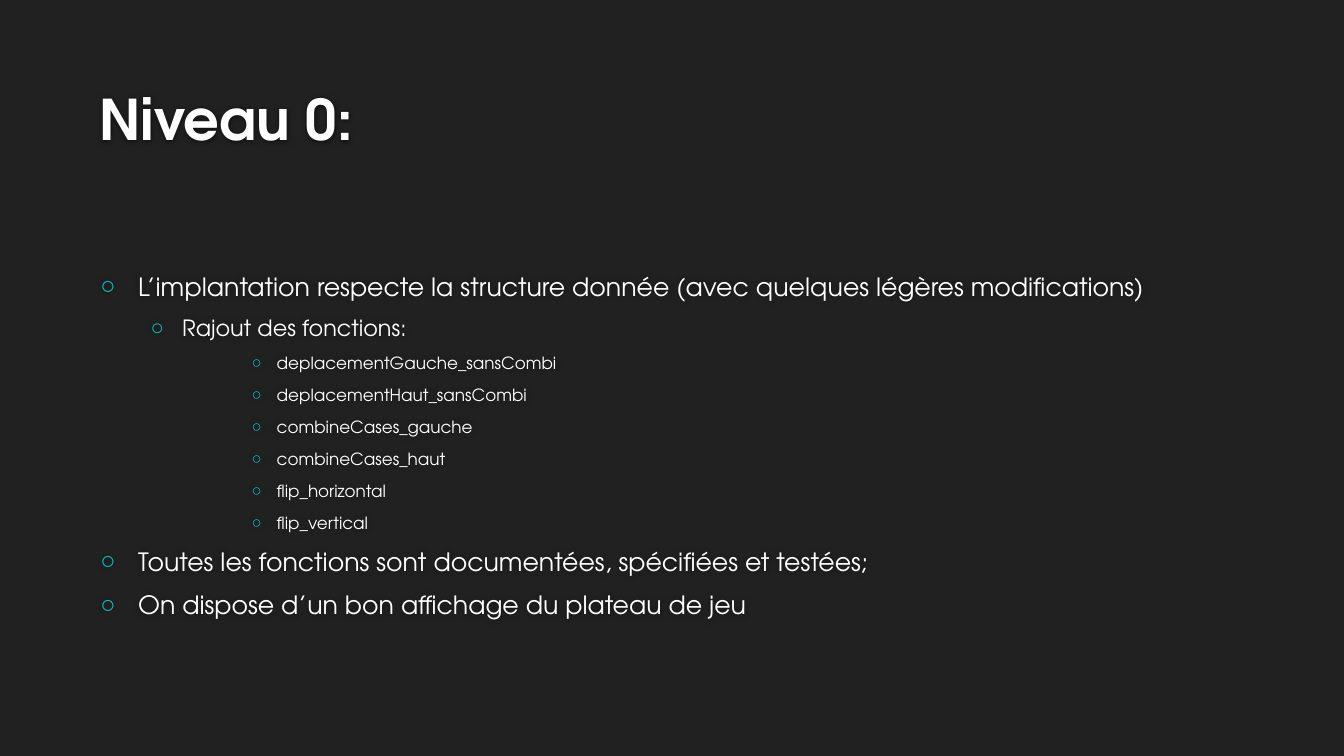
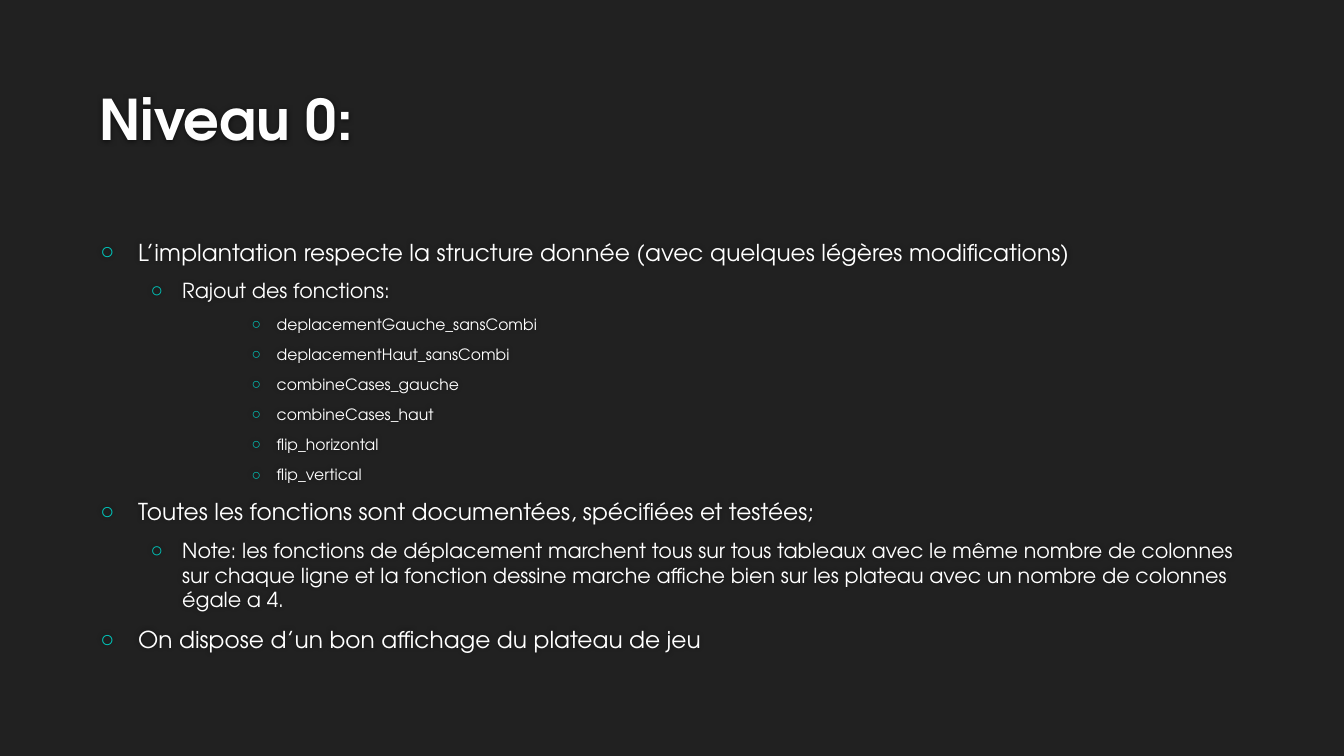
Before and after one commit to meethyrh/Projet2048v3, a slide deck: slide 3 of Soutenance.pptx. Drawn at 1344x756 pixels with LibreOffice and Linux fonts; fonts in the diff are those of the drawing; background and template pictures are left out. Boxes give left, top, right and bottom in pixels: in the first picture for what was removed or moved away, otherwise in the second. Text is boxed around its words. In the diff, an @@ line names an element or a change of style, - is before the commit and + after.

```diff
--- a/Soutenance.pptx
+++ b/Soutenance.pptx
@@ text at [138, 243, 1069, 653]: size 18 to 16.6 pt in "L’implantation respecte la structure donnée (avec quelques ...", "Toutes les fonctions sont documentées, spécifiées et ...", "On dispose d’un bon affichage du plateau ..."; size 16 to 14.8 pt in "Rajout des fonctions:"; size 12 to 11.1 pt in "deplacementGauche_sansCombi", "deplacementHaut_sansCombi", "combineCases_gauche", "combineCases_haut" and 2 more places @@
@@ text at [182, 542, 1232, 612]: paragraph added @@
+  ○ Note: les fonctions de déplacement marchent tous sur tous tableaux avec le même nombre de colonnes sur chaque ligne et la fonction dessine marche affiche bien sur les plateau avec un nombre de colonnes égale a 4.
```
Also in this commit, not shown: 1 other slide changed, 6 slides added, 7 other files.
